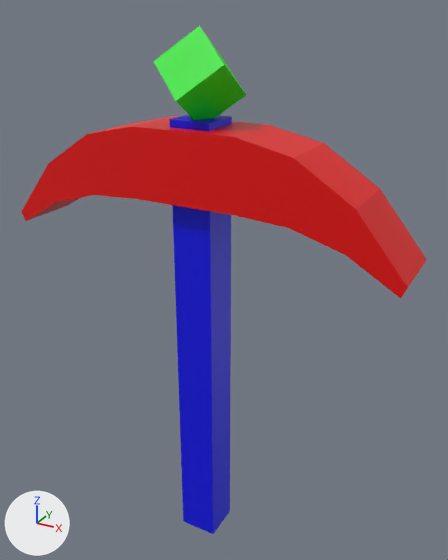
Two versions of the glTF model data/pick.glb, one commit apart.
One viewpoint serves both versions: a 50 mm camera at (1.99, -3.32, 3.8) aimed at (0.08, 0.15, 2.07). Lighting does not change. The marker at lower left points along +X, +Y and +Z. Where no turn or scale is listed for an object, it has been applied to the vertices.

In view in the first picture: 'AxeHead_Node', 'Cube', 'Handle_Node'.
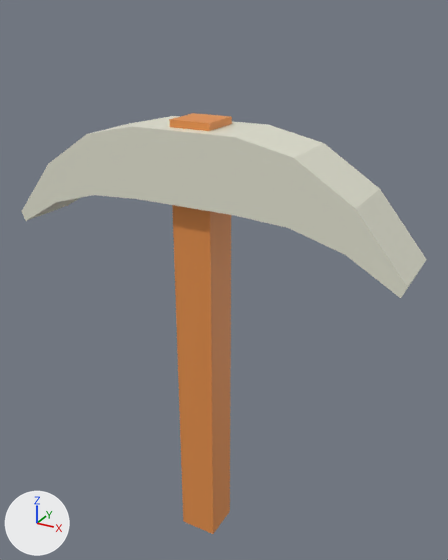
The newer file is also turned or shifted as a whole; pictures and numbers use the older file's frame.

The change, as JSON lines over the scene's bpy script:
```json
{"op": "set", "path": "mat_material_001.base_color", "old": "(0.0, 0.00136, 0.8)", "new": "(0.8, 0.286, 0.0711)", "note": "blue #0004e7 -> orange #e7924b"}
{"op": "set", "path": "mat_material.base_color", "old": "(0.8, 0.000713, 0.0)", "new": "(0.8, 0.798, 0.666)", "note": "red #e70200 -> white #e7e7d5"}
{"op": "remove", "block": "ob_cube", "code": ["ob_cube = bpy.data.objects.new('Cube', me_cube)", "ob_cube.location = (0.0, 0.0, 0.0)"]}
```

Changed parts and their boxes [x1, y1, x2, y2] in the pictures (448 x 560 px):
```json
{"object": "AxeHead_Node", "change": "recoloured", "before": [22, 116, 427, 298], "after": [22, 116, 427, 298], "on screen": "red to white"}
{"object": "Handle_Node", "change": "recoloured", "before": [169, 113, 232, 534], "after": [169, 113, 232, 534], "on screen": "blue to orange"}
{"object": "Cube", "change": "deleted", "before": [153, 25, 246, 120]}
```
